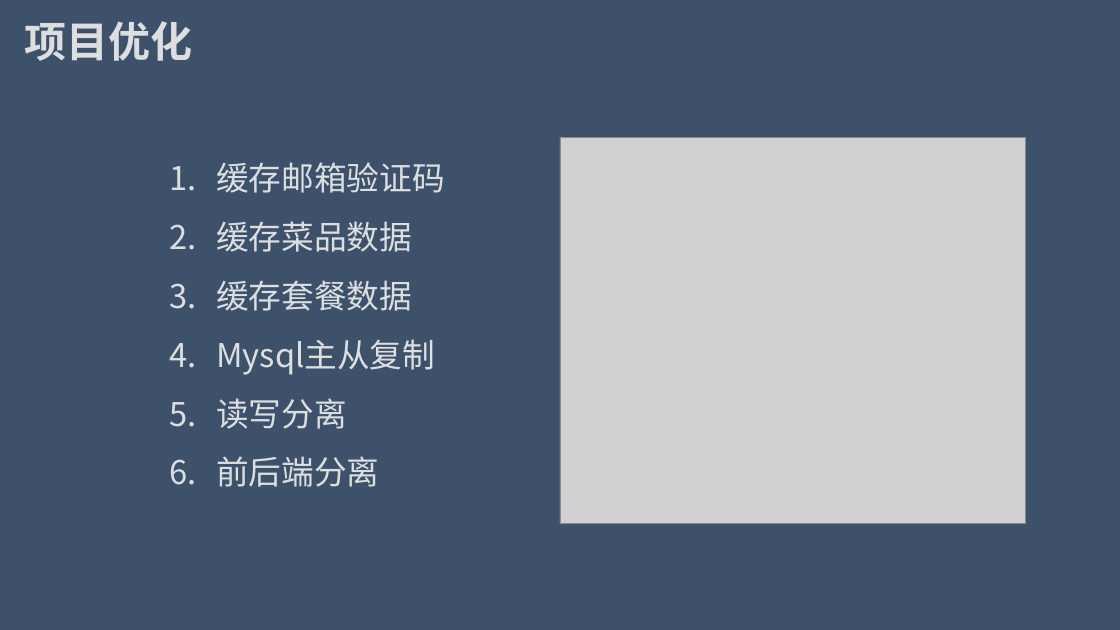
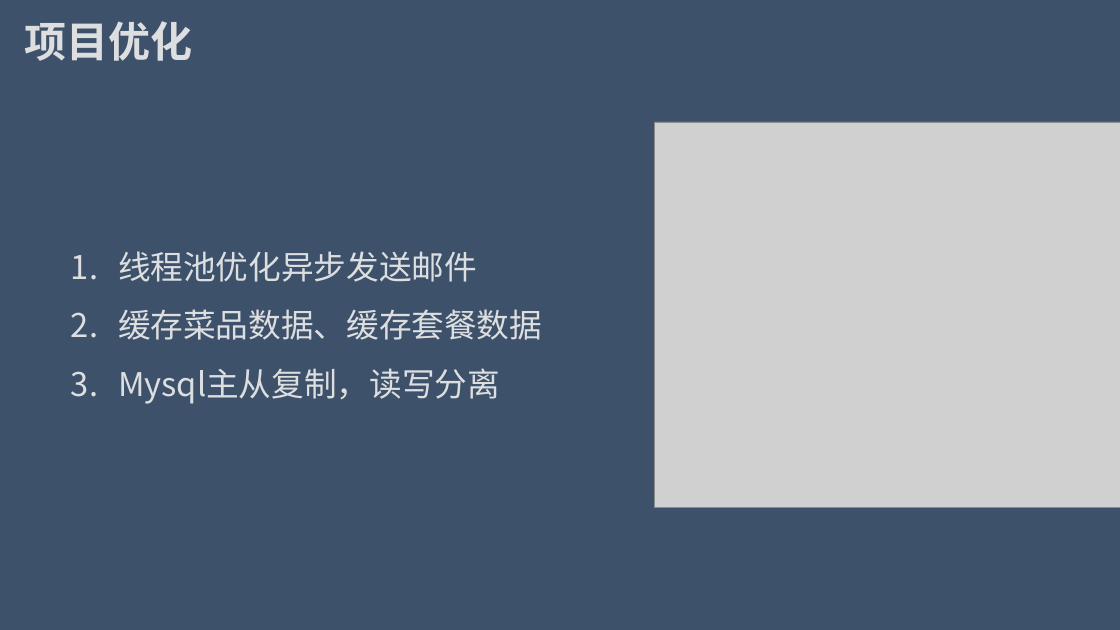
Before and after one commit to Wangzt670/swt, a slide deck: slide 20 of 项目待交付工件/D结项阶段/2.项目答辩.pptx. Drawn at 1120x630 pixels with LibreOffice and Linux fonts; fonts in the diff are those of the drawing; grey boxes stand for pictures. Boxes give left, top, right and bottom in pixels: in the first picture for what was removed or moved away, otherwise in the second. Text is boxed around its words. In the diff, an @@ line names an element or a change of style, - is before the commit and + after.

```diff
--- a/项目待交付工件/D结项阶段/2.项目答辩.pptx
+++ b/项目待交付工件/D结项阶段/2.项目答辩.pptx
@@ picture: place and size @@
-picture at <box>560,138,1026,523</box>
+picture at <box>655,122,1120,507</box>
@@ text at <box>118,251,542,404</box>: text changed @@
-1. 缓存邮箱验证码
-2. 缓存菜品数据
-3. 缓存套餐数据
-4. Mysql主从复制
-5. 读写分离
-6. 前后端分离
+1. 线程池优化异步发送邮件
+2. 缓存菜品数据、缓存套餐数据
+3. Mysql主从复制，读写分离
```
Also in this commit, not shown: 1 other slide changed, 2 slides added, 28 slides removed.
